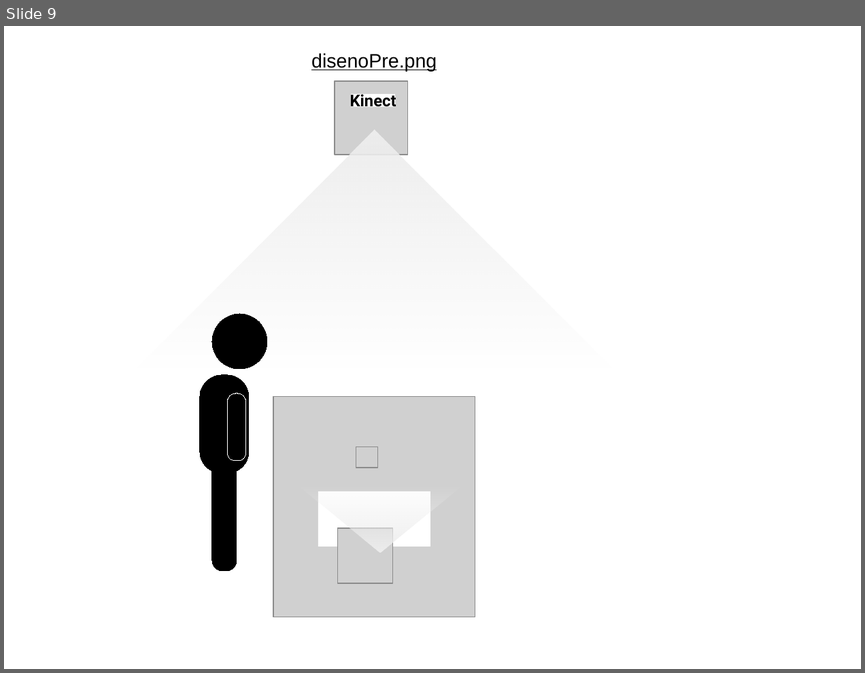
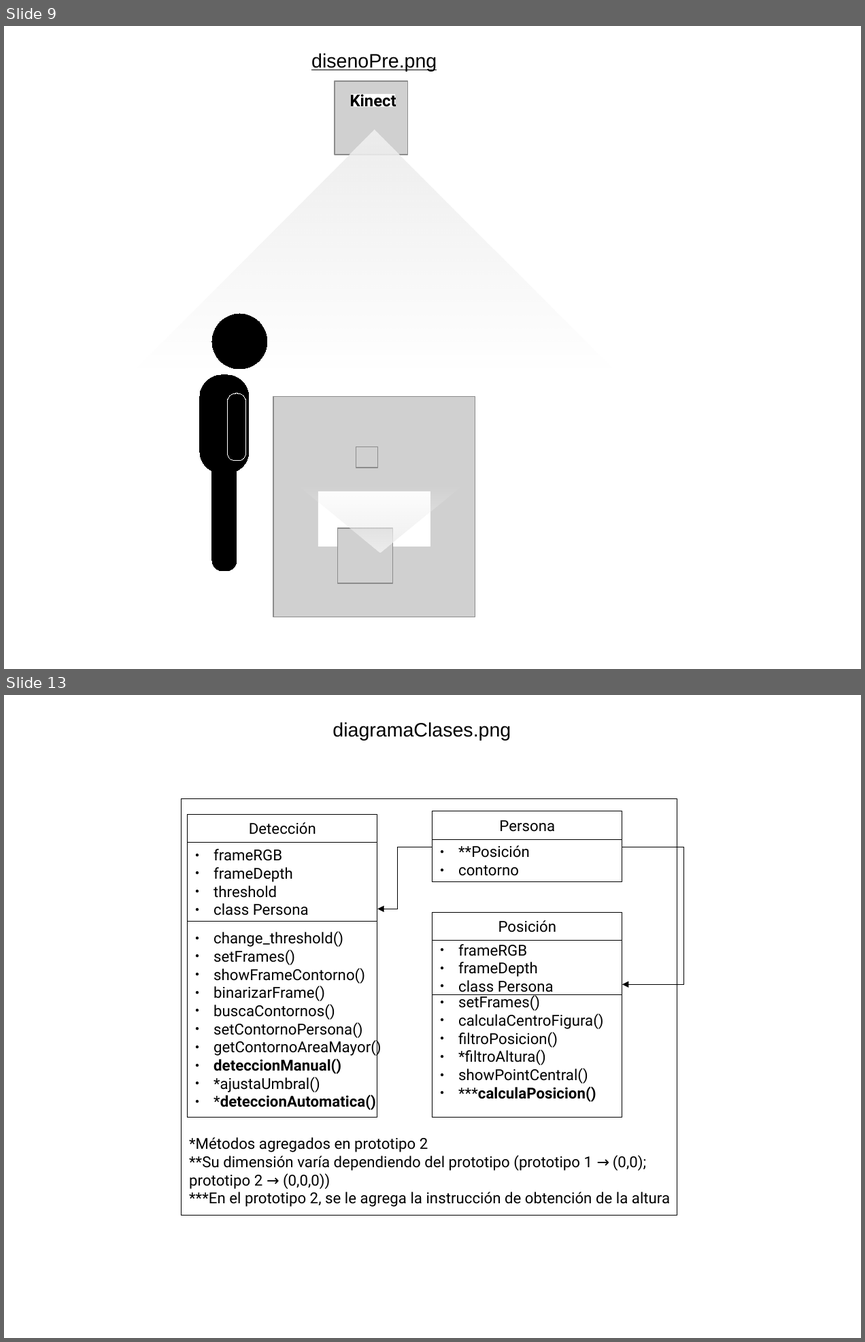
Before and after one commit to yadyguitar/Tesis, a slide deck: documentación/tesis/Diagramas.odp. Shown one above the other, each under a label of ours: slide 9 before the commit, slides 9 and 13 after it; the slides between them are not shown. The pictures are 865x673 and 865x1342 pixels, drawn with LibreOffice and Linux fonts; fonts in the diff are those of the drawing; grey boxes stand for pictures. Boxes give left, top, right and bottom in pixels: in the first picture for what was removed or moved away, otherwise in the second. Text is boxed around its words. In the diff, an @@ line names an element or a change of style, - is before the commit and + after.

```diff
--- a/documentación/tesis/Diagramas.odp
+++ b/documentación/tesis/Diagramas.odp
@@ slide 13 added at [4,695,861,1338], background #FFFFFF @@
@@ text added at [332,722,511,740], 18 pt, text #000000 @@
+diagramaClases.png
@@ group added at [181,799,677,1215]: 8 rectangles, 2 elbow arrows, 1 text, 1 frame @@
+● frameRGB
+● frameDepth
+● threshold
+● class Persona
+Detección
+● change_threshold()
+● setFrames()
+● showFrameContorno()
+● binarizarFrame()
+● buscaContornos()
+● setContornoPersona()
+● getContornoAreaMayor()
+● deteccionManual()
+● *ajustaUmbral()
+● *deteccionAutomatica()
+Persona
+● **Posición
+● contorno
+● frameRGB
+● frameDepth
+● class Persona
+Posición
+● setFrames()
+● calculaCentroFigura()
+● filtroPosicion()
+● *filtroAltura()
+● showPointCentral()
+● ***calculaPosicion()
+*Métodos agregados en prototipo 2
+**Su dimensión varía dependiendo del prototipo (prototipo 1 → (0,0);
+prototipo 2 → (0,0,0))
+***En el prototipo 2, se le agrega la instrucción de obtención de la altura
```
Also in this commit, not shown: 5 other slides added, 18 other files.
